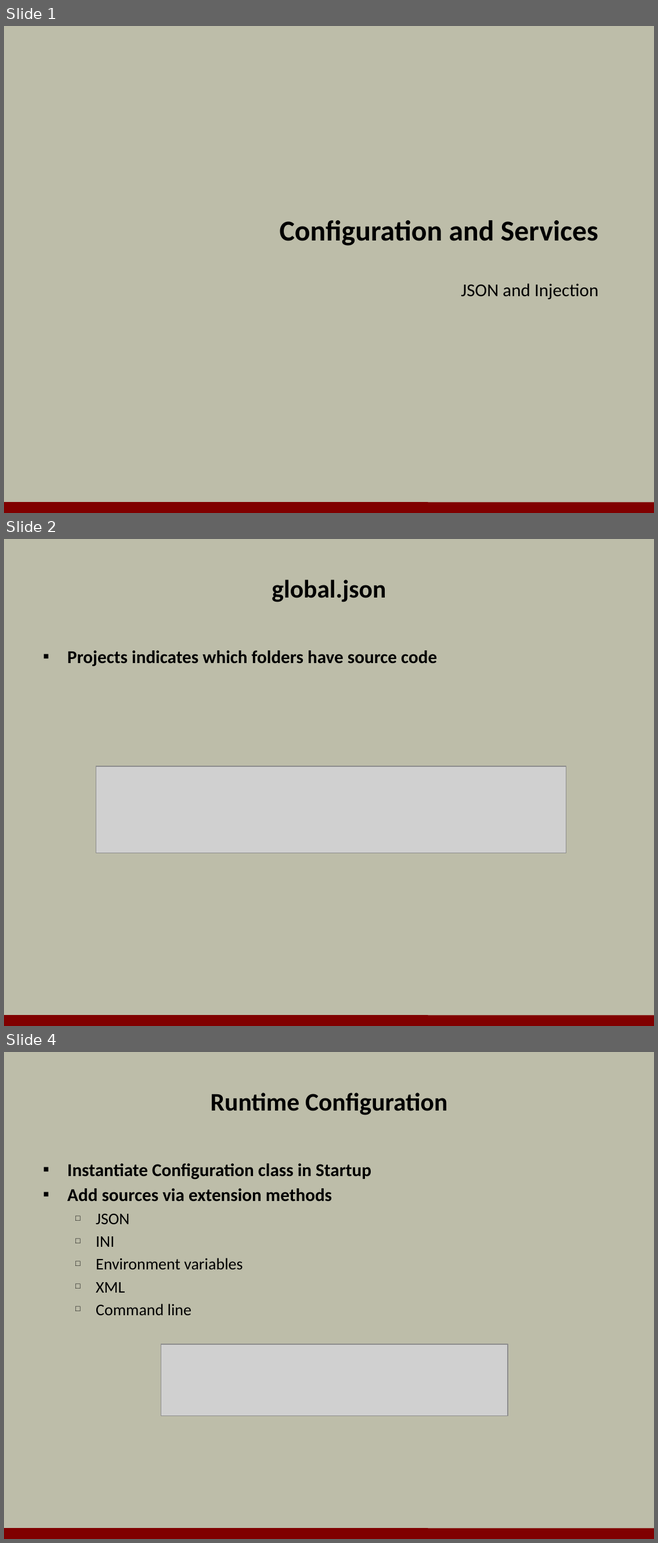
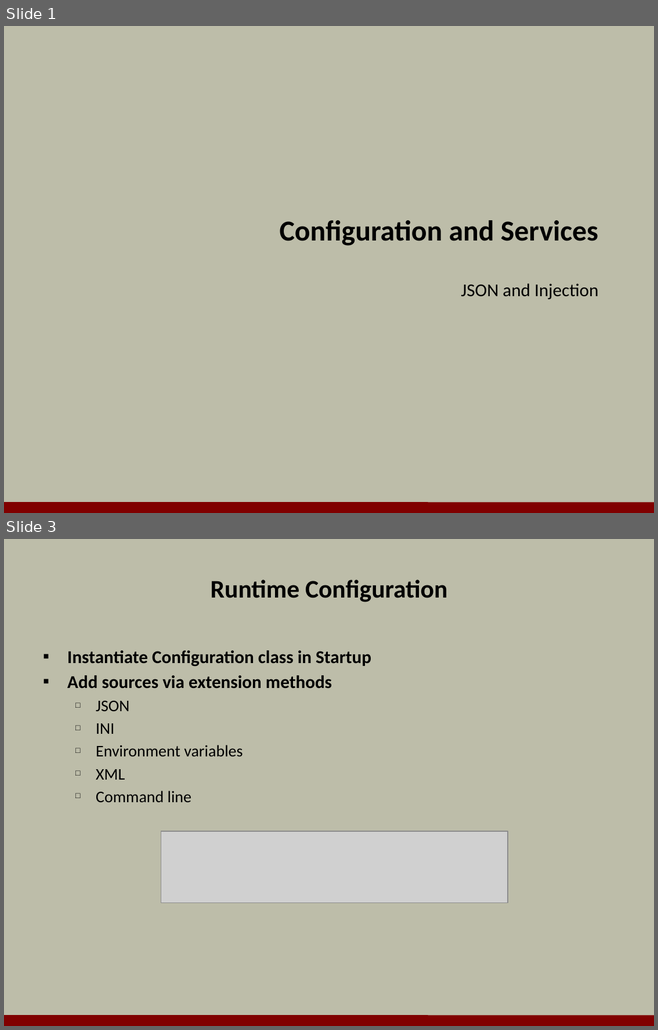
Before and after one commit to OdeToCode/classes, a slide deck: aspnet5/slides/03_Config_Services.pptx. Shown one above the other, each under a label of ours: slides 1, 2 and 4 before the commit, slides 1 and 3 after it; the slides between them are not shown. The pictures are 658x1543 and 658x1030 pixels, drawn with LibreOffice and Linux fonts; fonts in the diff are those of the drawing; grey boxes stand for pictures; background and template pictures are left out. Boxes give left, top, right and bottom in pixels: in the first picture for what was removed or moved away, otherwise in the second. Text is boxed around its words. In the diff, an @@ line names an element or a change of style, - is before the commit and + after.

```diff
--- a/aspnet5/slides/03_Config_Services.pptx
+++ b/aspnet5/slides/03_Config_Services.pptx
@@ slide 2 removed at (4, 539, 654, 1026), background #BDBDA9; not listed: 1 template element that a slide beside it also shows @@
@@ title removed at (271, 580, 386, 602) @@
-global.json
@@ text removed at (67, 650, 437, 667) @@
-▪ Projects indicates which folders have source code
@@ picture removed at (96, 766, 566, 853) @@
@@ what was slide 4 is now slide 3 @@
```
Also in this commit, not shown: 3 slides changed, 1 other file.
